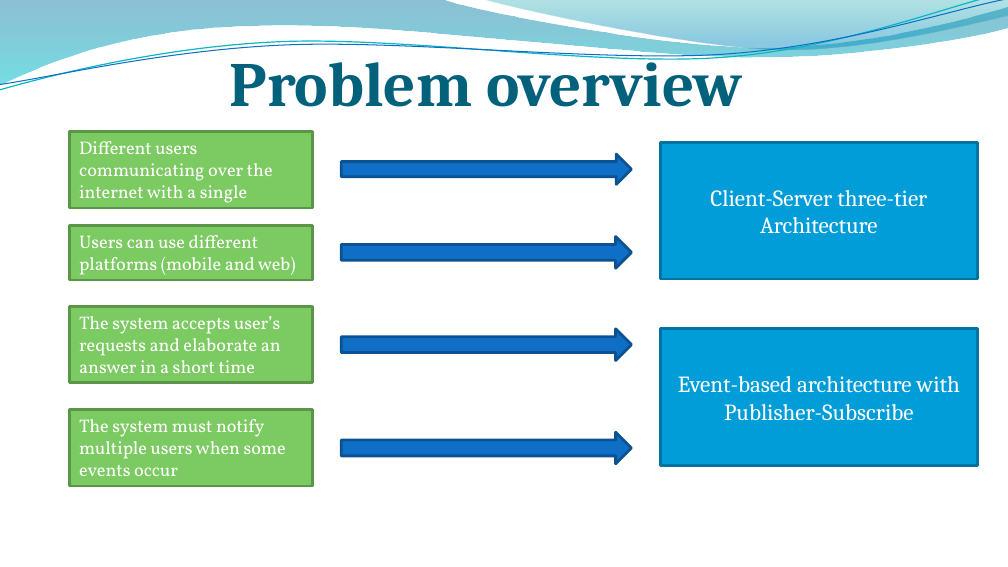
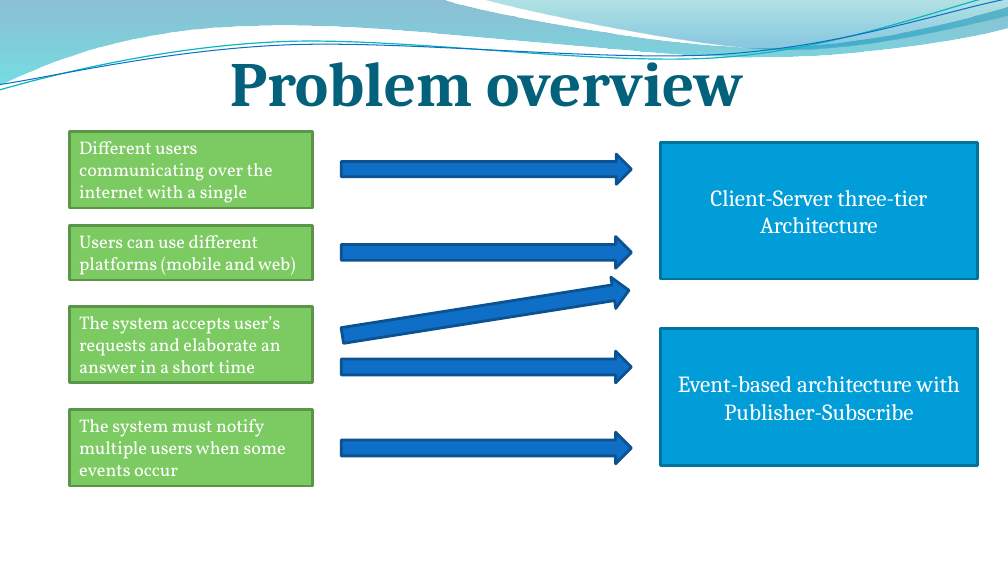
Before and after one commit to MarcoRomani/myTaxyService-SE2-PozziRomani, a slide deck: slide 2 of OtherStuff/DD final presentation 16_9 v2.pptx. Drawn at 1008x567 pixels with LibreOffice and Linux fonts; fonts in the diff are those of the drawing; background and template pictures are left out. Boxes give left, top, right and bottom in pixels: in the first picture for what was removed or moved away, otherwise in the second. Text is boxed around its words. In the diff, an @@ line names an element or a change of style, - is before the commit and + after.

```diff
--- a/OtherStuff/DD final presentation 16_9 v2.pptx
+++ b/OtherStuff/DD final presentation 16_9 v2.pptx
@@ right arrow added at [340, 275, 632, 351], fill #0F6FC6, outline #0B5292 2 pt @@
@@ right arrow: place and size @@
-right arrow at [342, 329, 632, 360]
+right arrow at [342, 351, 632, 382]
```
Also in this commit, not shown: 1 other slide changed.
